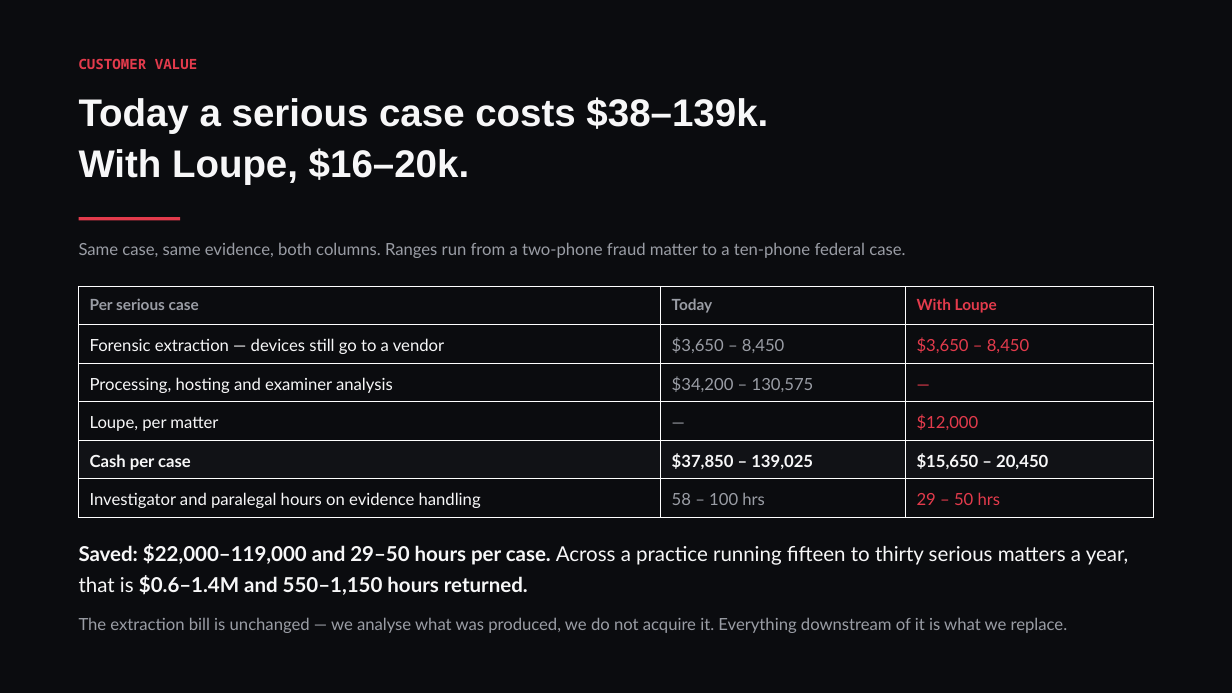
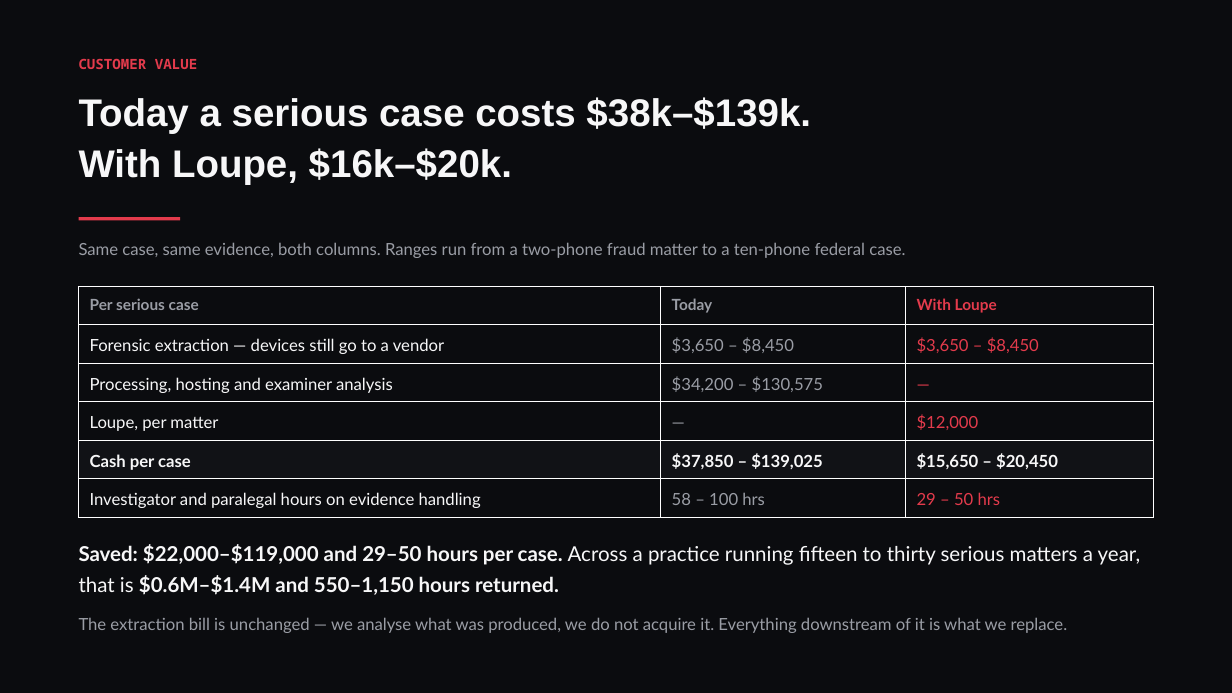
Before and after one commit to conorbowles51/owl-n4j, a slide deck: slide 8 of Loupe-NDRC-deck.pptx. Drawn at 1232x693 pixels with LibreOffice and Linux fonts; fonts in the diff are those of the drawing. Boxes give left, top, right and bottom in pixels: in the first picture for what was removed or moved away, otherwise in the second. Text is boxed around its words. In the diff, an @@ line names an element or a change of style, - is before the commit and + after.

```diff
--- a/Loupe-NDRC-deck.pptx
+++ b/Loupe-NDRC-deck.pptx
@@ text at <box>79,97,811,184</box>: text changed @@
-Today a serious case costs $38–139k.
-With Loupe, $16–20k.
+Today a serious case costs $38k–$139k.
+With Loupe, $16k–$20k.
@@ table at <box>79,287,1153,518</box> @@
-row 2, column 2: $3,650 – 8,450
+row 2, column 2: $3,650 – $8,450
-row 2, column 3: $3,650 – 8,450
+row 2, column 3: $3,650 – $8,450
-row 3, column 2: $34,200 – 130,575
+row 3, column 2: $34,200 – $130,575
-row 5, column 2: $37,850 – 139,025
+row 5, column 2: $37,850 – $139,025
-row 5, column 3: $15,650 – 20,450
+row 5, column 3: $15,650 – $20,450
@@ text at <box>79,544,1141,595</box>: text changed @@
-Saved: $22,000–119,000 and 29–50 hours per case. Across a practice running fifteen to thirty serious matters a year, that is $0.6–1.4M and 550–1,150 hours returned.
+Saved: $22,000–$119,000 and 29–50 hours per case. Across a practice running fifteen to thirty serious matters a year, that is $0.6M–$1.4M and 550–1,150 hours returned.
```
Also in this commit, not shown: 1 other slide changed, 3 other files.
